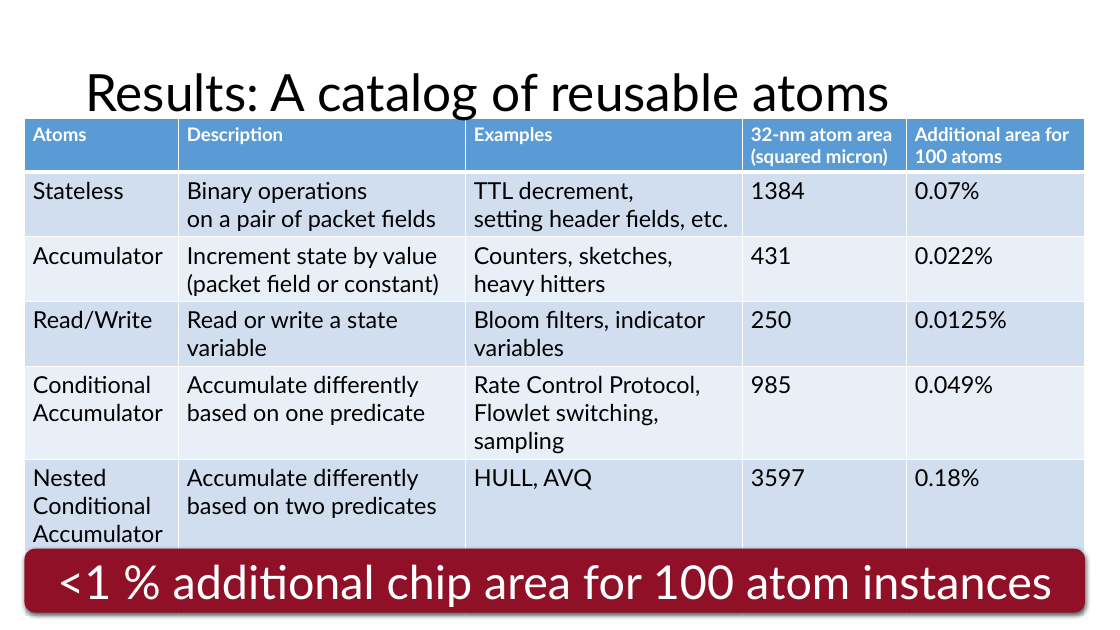
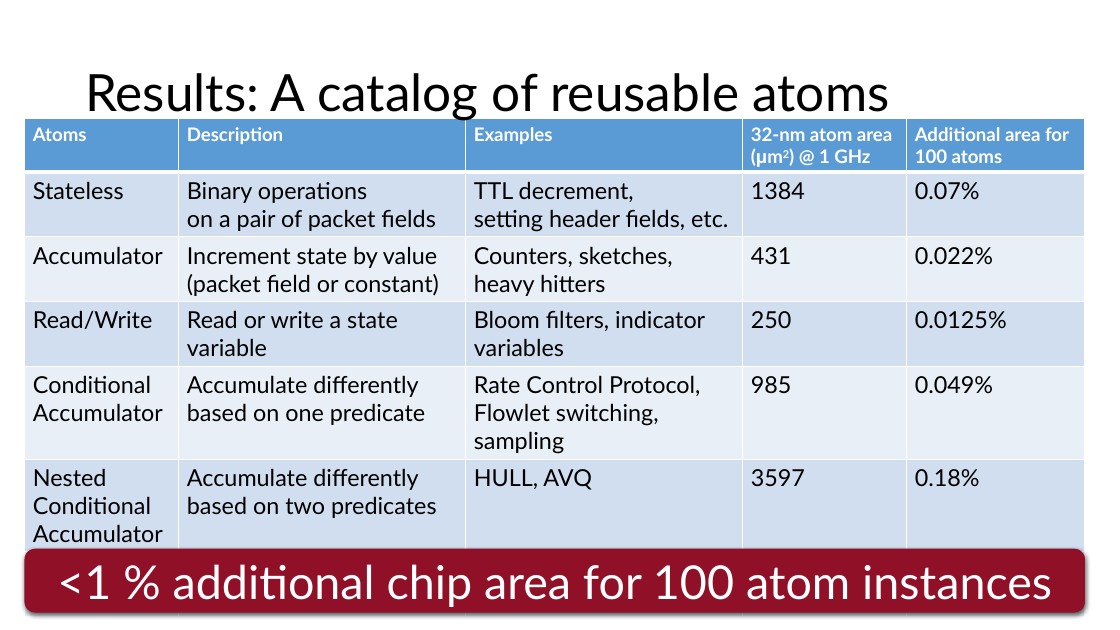
Before and after one commit to anirudhSK/pifo-domino-marple-ppts, a slide deck: slide 26 of combined_domino_pifo.pptx. Drawn at 1120x630 pixels with LibreOffice and Linux fonts; fonts in the diff are those of the drawing. Boxes give left, top, right and bottom in pixels: in the first picture for what was removed or moved away, otherwise in the second. Text is boxed around its words. In the diff, an @@ line names an element or a change of style, - is before the commit and + after.

```diff
--- a/combined_domino_pifo.pptx
+++ b/combined_domino_pifo.pptx
@@ table at <box>24,119,1086,615</box> @@
-row 1, column 4: 32-nm atom area (squared micron)
+row 1, column 4: 32-nm atom area (μm2) @ 1 GHz
```
Also in this commit, not shown: 2 other slides changed.
